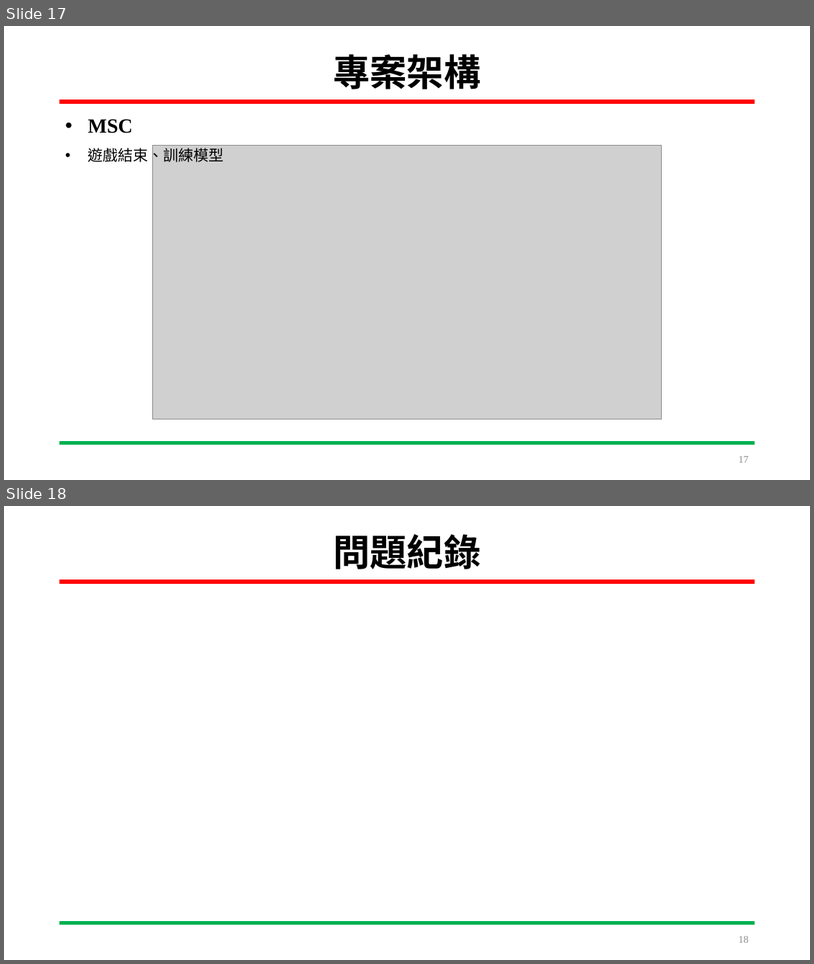
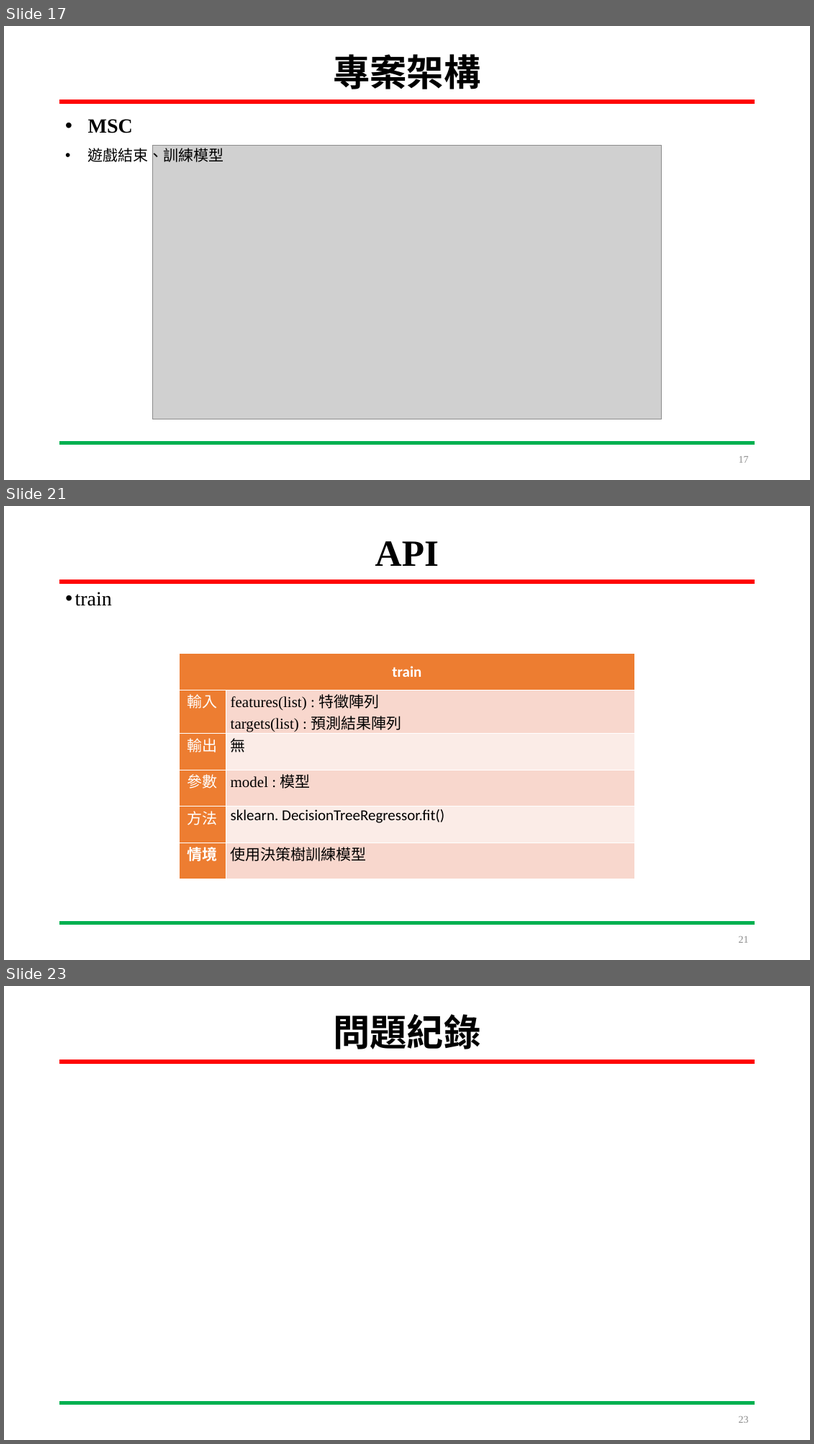
Before and after one commit to HOURFA/ML, a slide deck: final_project/DevelopmentLog/ML_finalproject.pptx. Shown one above the other, each under a label of ours: slides 17 and 18 before the commit, slides 17, 21 and 23 after it; the slides between them are not shown. The pictures are 814x964 and 814x1444 pixels, drawn with LibreOffice and Linux fonts; fonts in the diff are those of the drawing; grey boxes stand for pictures. Boxes give left, top, right and bottom in pixels: in the first picture for what was removed or moved away, otherwise in the second. Text is boxed around its words. In the diff, an @@ line names an element or a change of style, - is before the commit and + after.

Commit message:
2024/05/15 (1)上傳ppt-新增API (2)上傳決策樹版本主程式

```diff
--- a/final_project/DevelopmentLog/ML_finalproject.pptx
+++ b/final_project/DevelopmentLog/ML_finalproject.pptx
@@ slide 21 added at box(4, 506, 810, 960), background #FFFFFF; not listed: 2 template elements that a slide beside it also shows @@
@@ title added at box(376, 541, 439, 566), 44 pt, text #000000, bold @@
+API
@@ text added at box(75, 592, 112, 606), 24 pt, text #000000 @@
+• train
@@ table added at box(180, 654, 635, 871), 6 rows, 2 columns @@
+train | 
+輸入 | features(list) : 特徵陣列 / targets(list) : 預測結果陣列
+輸出 | 無
+參數 | model : 模型
+方法 | sklearn. DecisionTreeRegressor.fit()
+情境 | 使用決策樹訓練模型
@@ page number added at box(739, 936, 749, 942), 12 pt, text #8C8C8C @@
+21
@@ what was slide 18 is now slide 23 @@
@@ page number at box(739, 1416, 749, 1422): text changed @@
-18
+23
```
Also in this commit, not shown: 2 slides changed, 4 other slides added, 2 other files.
